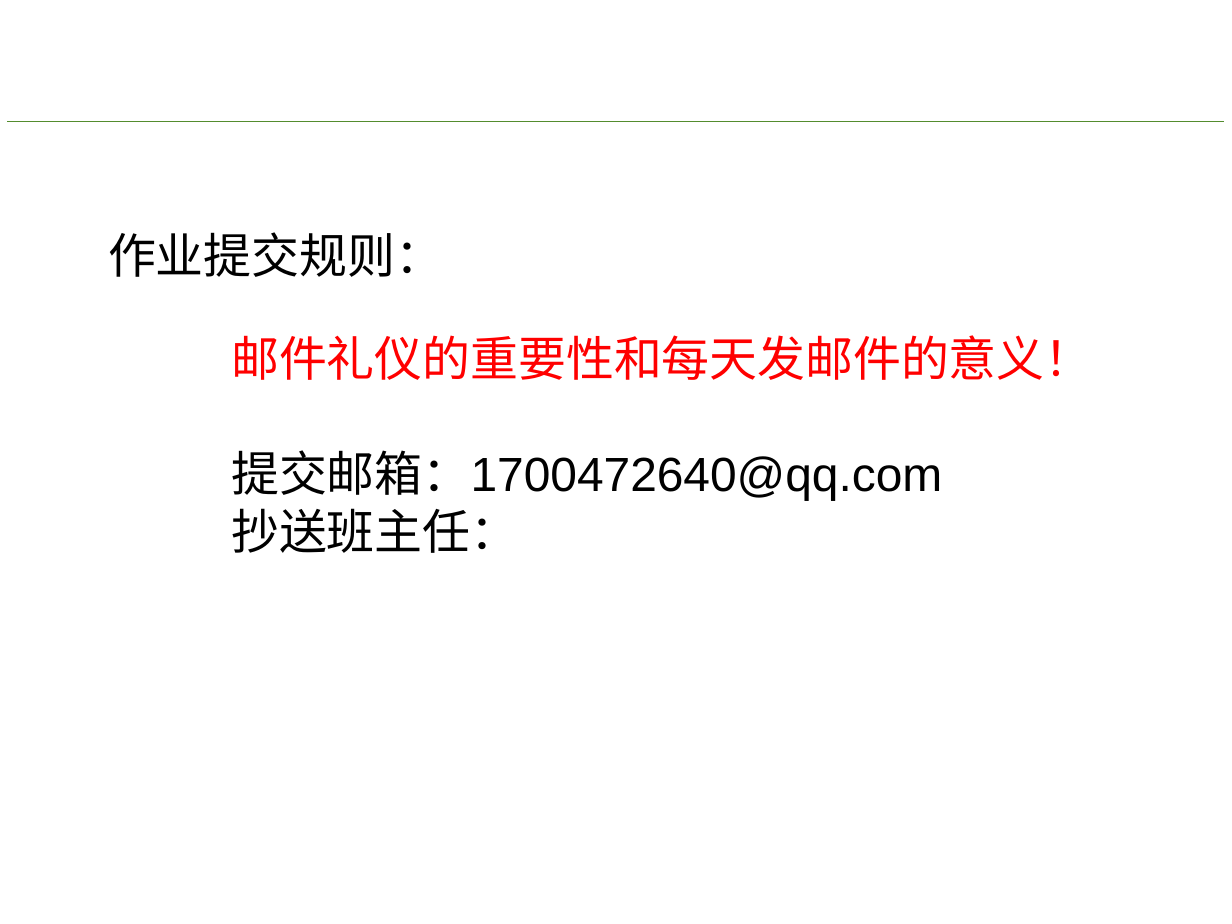
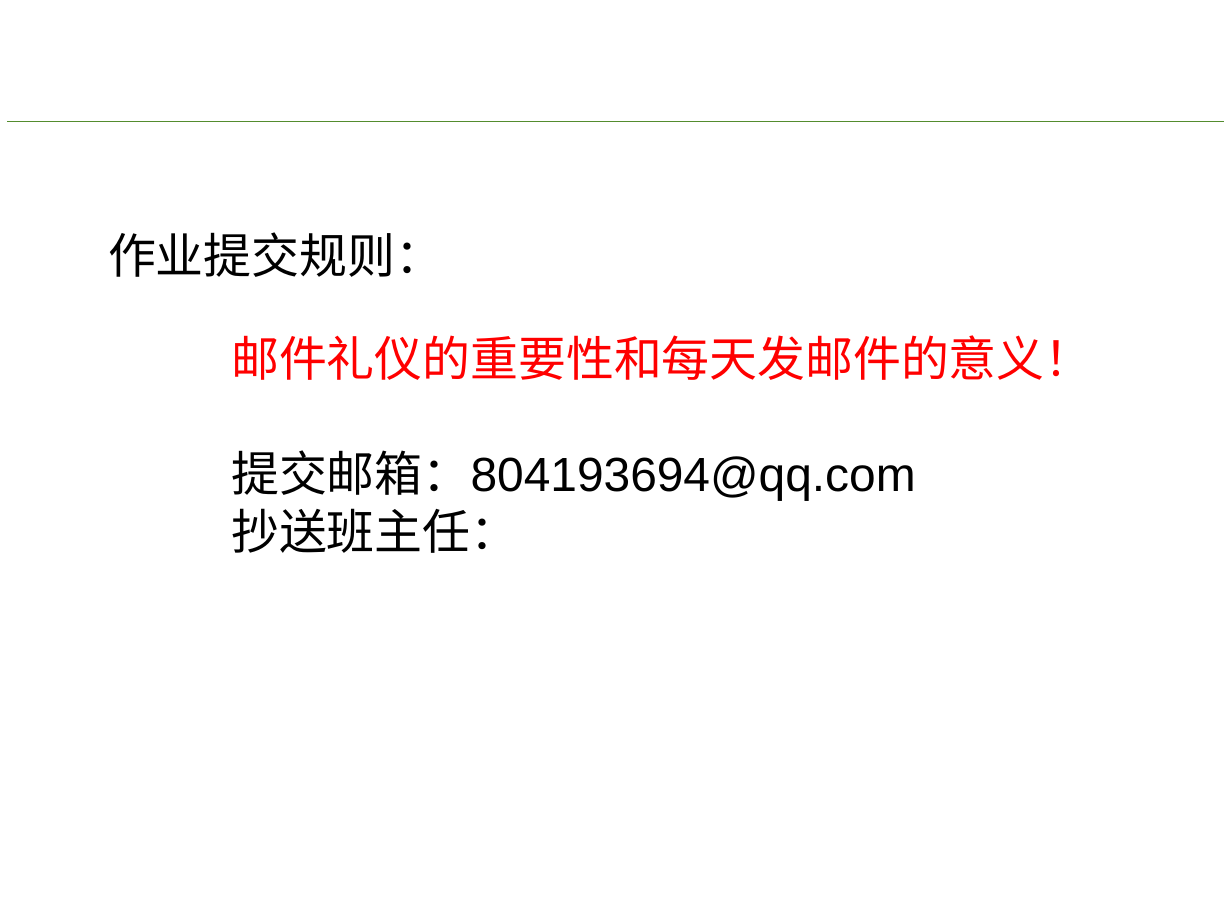
Before and after one commit to xu99873273/homework, a slide deck: slide 6 of 01.JavaSE/01.ppt/00.开班.pptx. Drawn at 1232x924 pixels with LibreOffice and Linux fonts; fonts in the diff are those of the drawing; background and template pictures are left out. Boxes give left, top, right and bottom in pixels: in the first picture for what was removed or moved away, otherwise in the second. Text is boxed around its words. In the diff, an @@ line names an element or a change of style, - is before the commit and + after.

```diff
--- a/01.JavaSE/01.ppt/00.开班.pptx
+++ b/01.JavaSE/01.ppt/00.开班.pptx
@@ text at (x1=231, y1=450, x2=915, y2=501): text changed @@
-提交邮箱：1700472640@qq.com
+提交邮箱：804193694@qq.com
```
Also in this commit, not shown: 1 other slide changed.
